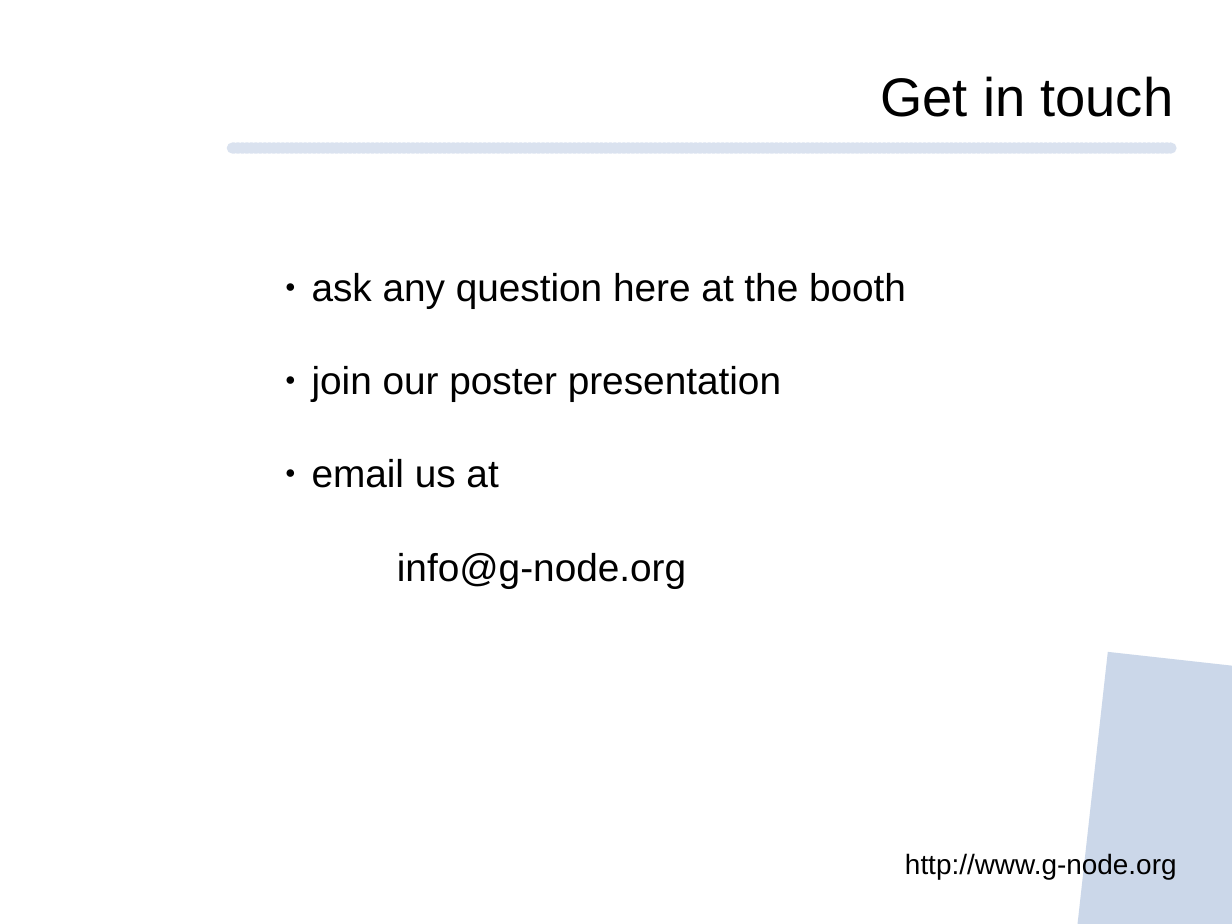
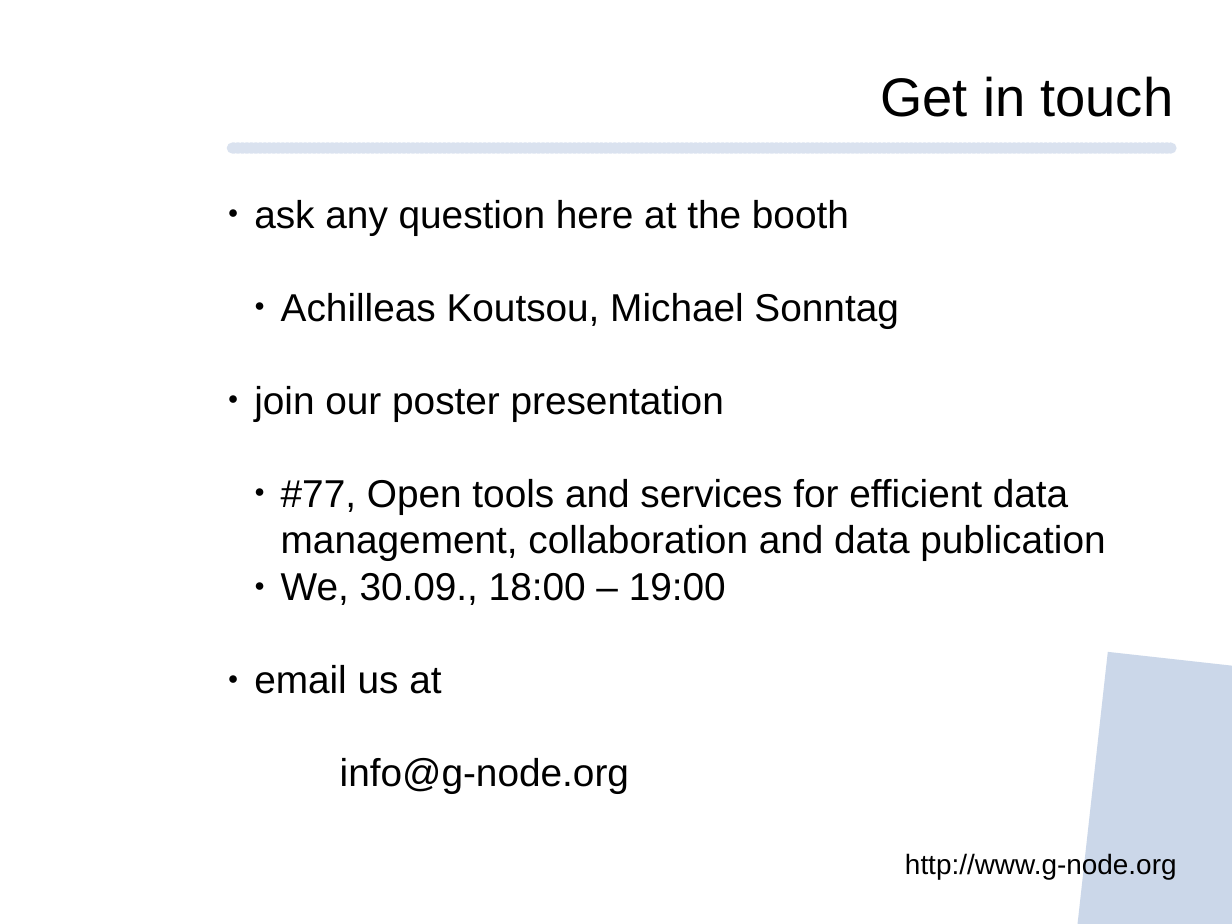
Before and after one commit to mpsonntag/prespost, a slide deck: slide 14 of 202009_BCCN_online/202009_BCCN_Online_conference.odp. Drawn at 1232x924 pixels with LibreOffice and Linux fonts; fonts in the diff are those of the drawing; background and template pictures are left out. Boxes give left, top, right and bottom in pixels: in the first picture for what was removed or moved away, otherwise in the second. Text is boxed around its words. In the diff, an @@ line names an element or a change of style, - is before the commit and + after.

Commit message:
[202009 BCCN] Update final page

```diff
--- a/202009_BCCN_online/202009_BCCN_Online_conference.odp
+++ b/202009_BCCN_online/202009_BCCN_Online_conference.odp
@@ text "ask any question here at ...": place and size @@
-text "ask any question here at ..." at [312, 273, 906, 588]
+text "ask any question here at ..." at [254, 200, 1105, 794]
@@ text at [281, 293, 898, 328]: paragraph added @@
+  ● Achilleas Koutsou, Michael Sonntag
@@ text at [281, 479, 1105, 605]: paragraphs added @@
+  ● #77, Open tools and services for efficient data management, collaboration and data publication
+  ● We, 30.09., 18:00 – 19:00
```
